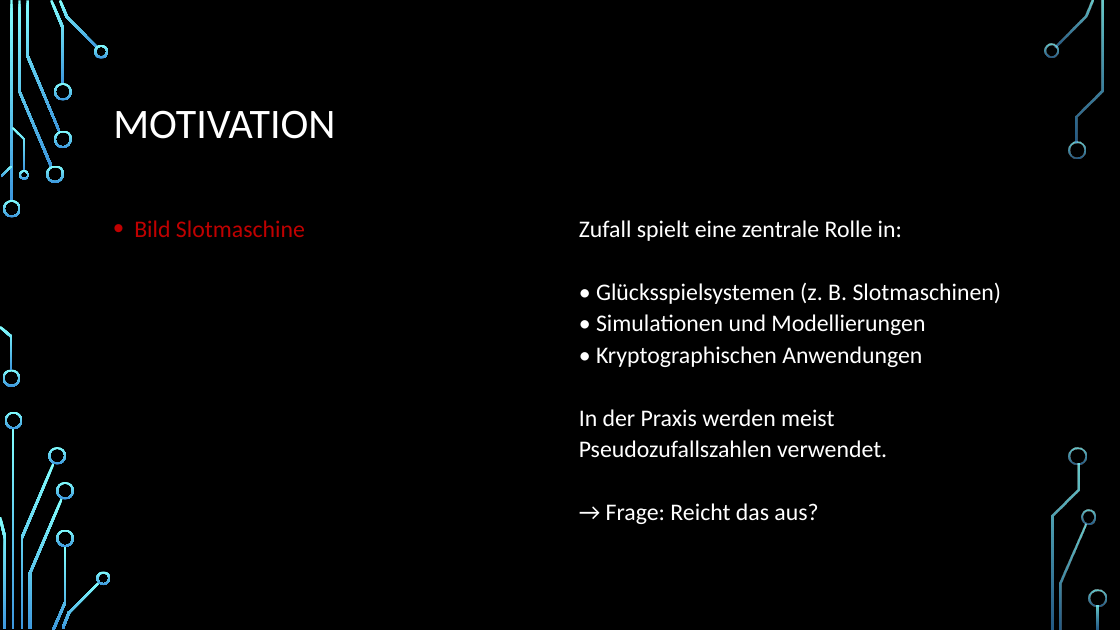
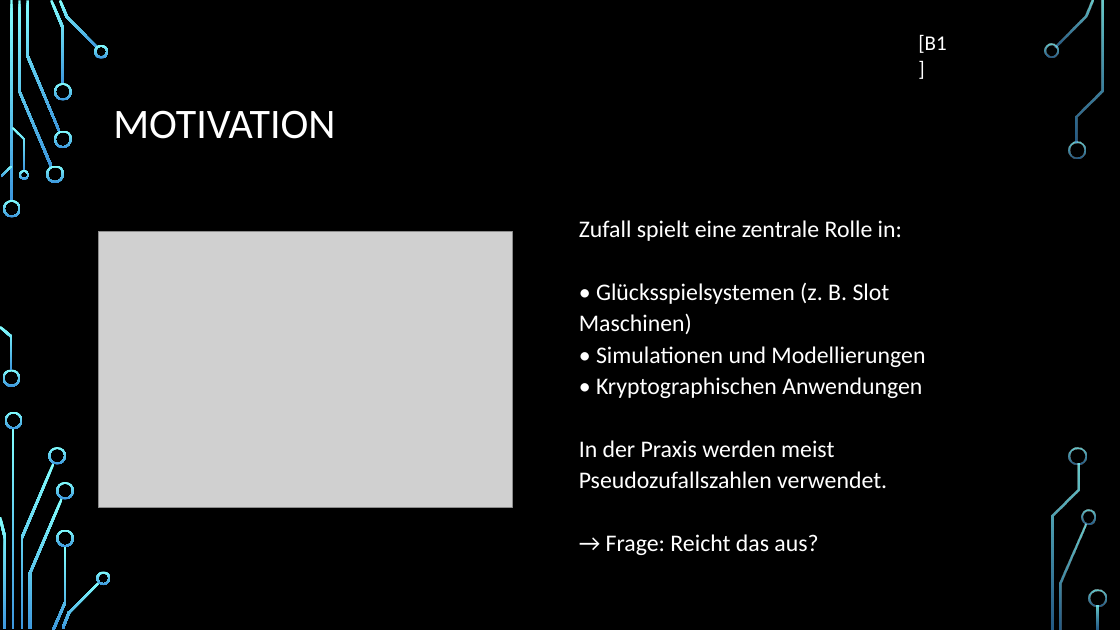
Before and after one commit to freiheits-stack/slot_project, a slide deck: slide 3 of docs/Spiel_Quantenzufall_Präsentation.pptx. Drawn at 1120x630 pixels with LibreOffice and Linux fonts; fonts in the diff are those of the drawing; grey boxes stand for pictures; background and template pictures are left out. Boxes give left, top, right and bottom in pixels: in the first picture for what was removed or moved away, otherwise in the second. Text is boxed around its words. In the diff, an @@ line names an element or a change of style, - is before the commit and + after.

Commit message:
changed presentation

```diff
--- a/docs/Spiel_Quantenzufall_Präsentation.pptx
+++ b/docs/Spiel_Quantenzufall_Präsentation.pptx
@@ text added at (918,34,946,53), 18 pt, text #FFFFFF @@
+[B1]
@@ picture added at (98,231,513,507) @@
@@ text removed at (134,220,305,237) @@
-• Bild Slotmaschine
@@ text at (579,220,925,555): text changed @@
-Zufall spielt eine zentrale Rolle in:
-• Glücksspielsystemen (z. B. Slotmaschinen)
-• Simulationen und Modellierungen
-• Kryptographischen Anwendungen
-In der Praxis werden meist Pseudozufallszahlen verwendet.
-→ Frage: Reicht das aus?
+Zufall spielt eine zentrale Rolle in:
+• Glücksspielsystemen (z. B. Slot Maschinen)
+• Simulationen und Modellierungen
+• Kryptographischen Anwendungen
+In der Praxis werden meist Pseudozufallszahlen verwendet.
+→ Frage: Reicht das aus?
```
Also in this commit, not shown: 8 other slides changed, 8 slides added, 8 slides removed, 2 other files.
